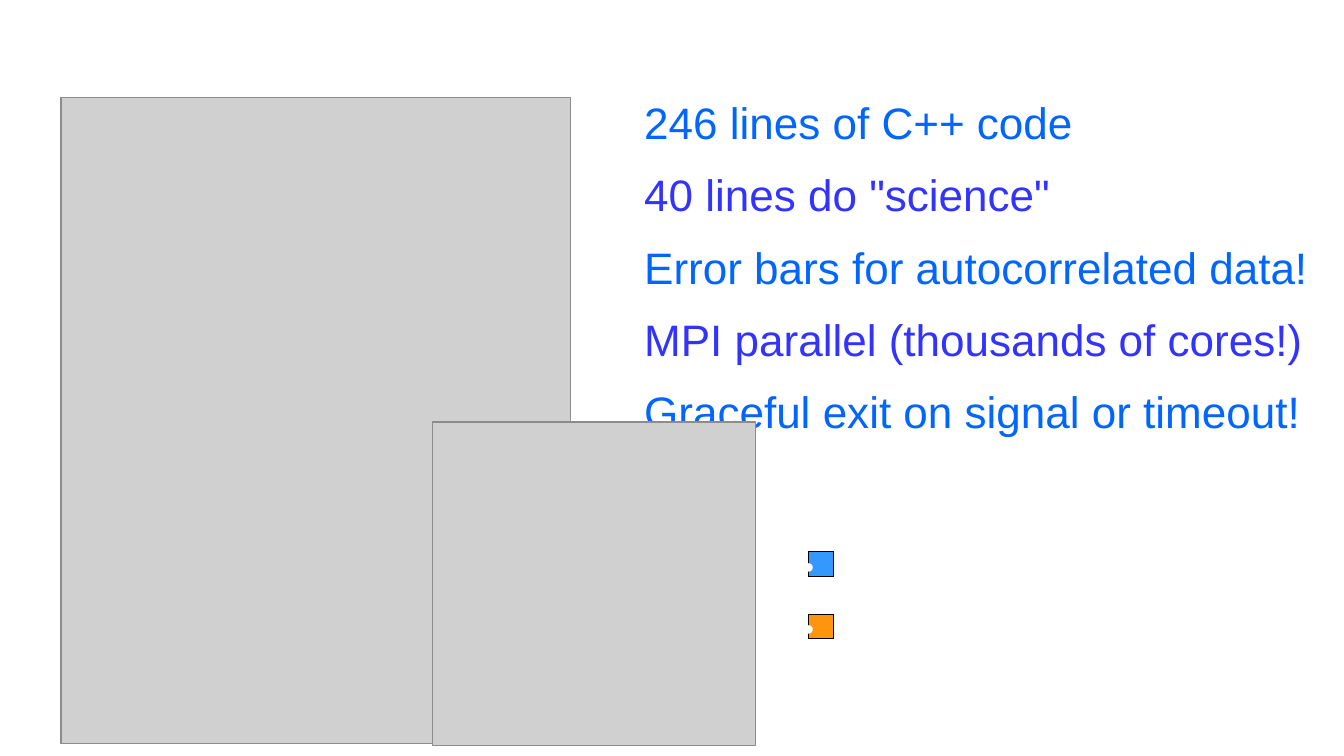
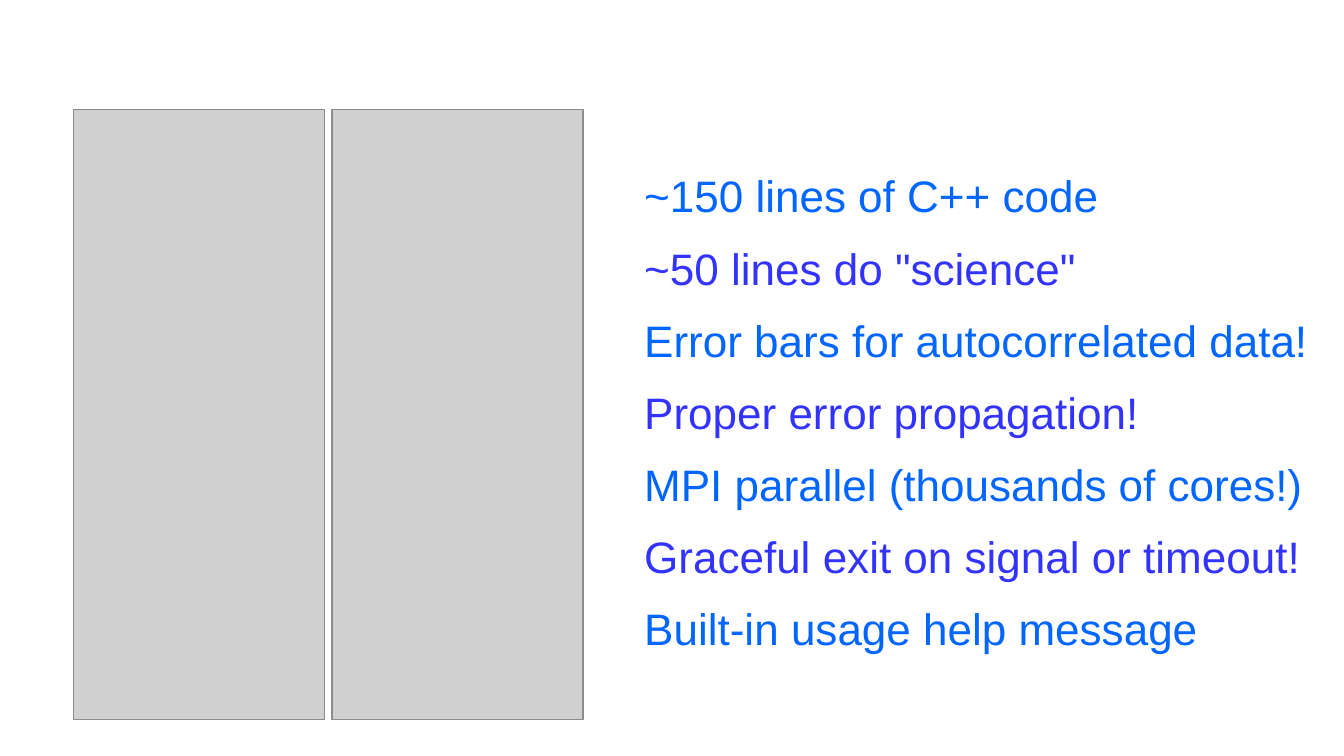
Before and after one commit to ALPSCore/Tutorial2, a slide deck: slide 7 of talk/overview.odp. Drawn at 1344x756 pixels with LibreOffice and Linux fonts; fonts in the diff are those of the drawing; grey boxes stand for pictures; background and template pictures are left out. Boxes give left, top, right and bottom in pixels: in the first picture for what was removed or moved away, otherwise in the second. Text is boxed around its words. In the diff, an @@ line names an element or a change of style, - is before the commit and + after.

```diff
--- a/talk/overview.odp
+++ b/talk/overview.odp
@@ rectangle removed at <box>61,98,573,415</box> @@
@@ picture: place and size @@
-picture at <box>61,98,571,744</box>
+picture at <box>73,110,324,720</box>
@@ picture: place and size @@
-picture at <box>433,422,756,745</box>
+picture at <box>332,110,583,720</box>
@@ text "~150 lines of C++ code": place and size @@
-text "~150 lines of C++ code" at <box>644,107,1307,437</box>
+text "~150 lines of C++ code" at <box>644,180,1307,654</box>
@@ text at <box>644,180,1075,286</box>: text changed @@
-● 246 lines of C++ code
-● 40 lines do "science"
+● ~150 lines of C++ code
+● ~50 lines do "science"
@@ text at <box>644,397,1139,438</box>: paragraph added @@
+● Proper error propagation!
@@ text at <box>644,469,1303,582</box>: text colour #3333FF to #0066FF in "MPI parallel (thousands of cores!)"; text colour #0066FF to #3333FF in "Graceful exit on signal or timeout!" @@
@@ text removed at <box>788,540,1176,601</box> @@
-● Other code
@@ rectangle removed at <box>809,552,833,577</box> @@
@@ text at <box>644,613,1198,654</box>: paragraph added @@
+● Built-in usage help message
@@ text removed at <box>788,602,1176,663</box> @@
-● Science code
@@ rectangle removed at <box>809,615,833,639</box> @@
```
Also in this commit, not shown: 6 other slides changed, 2 slides added, 2 slides removed, 23 other files.
